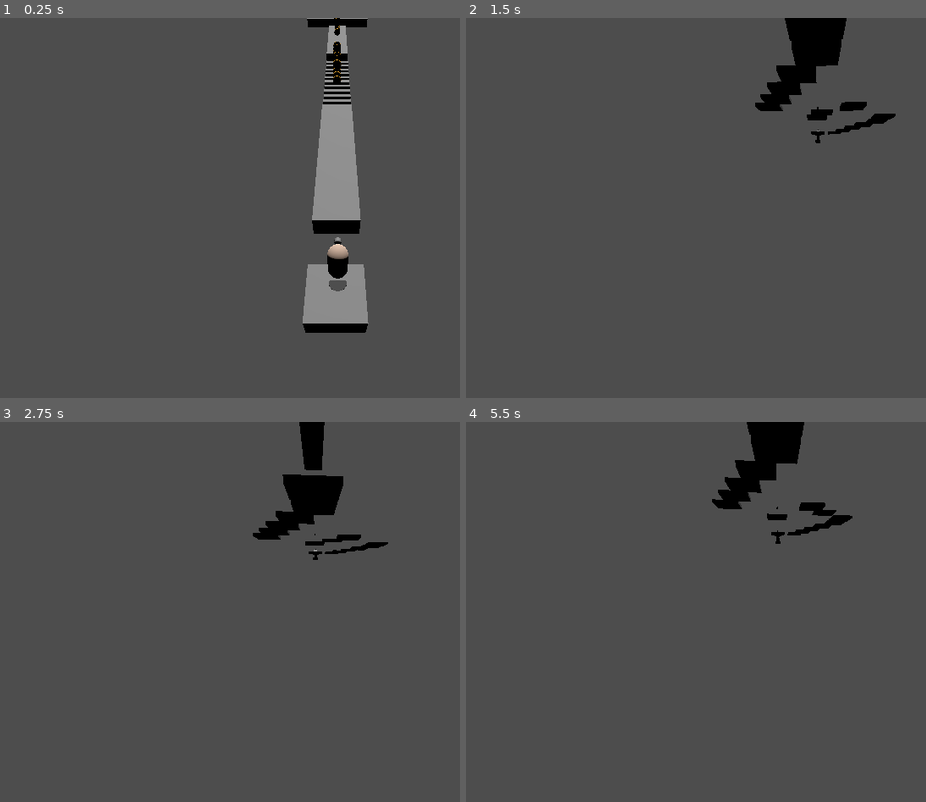
Above: before the commit, frames 1-4 (two rows, left to right).
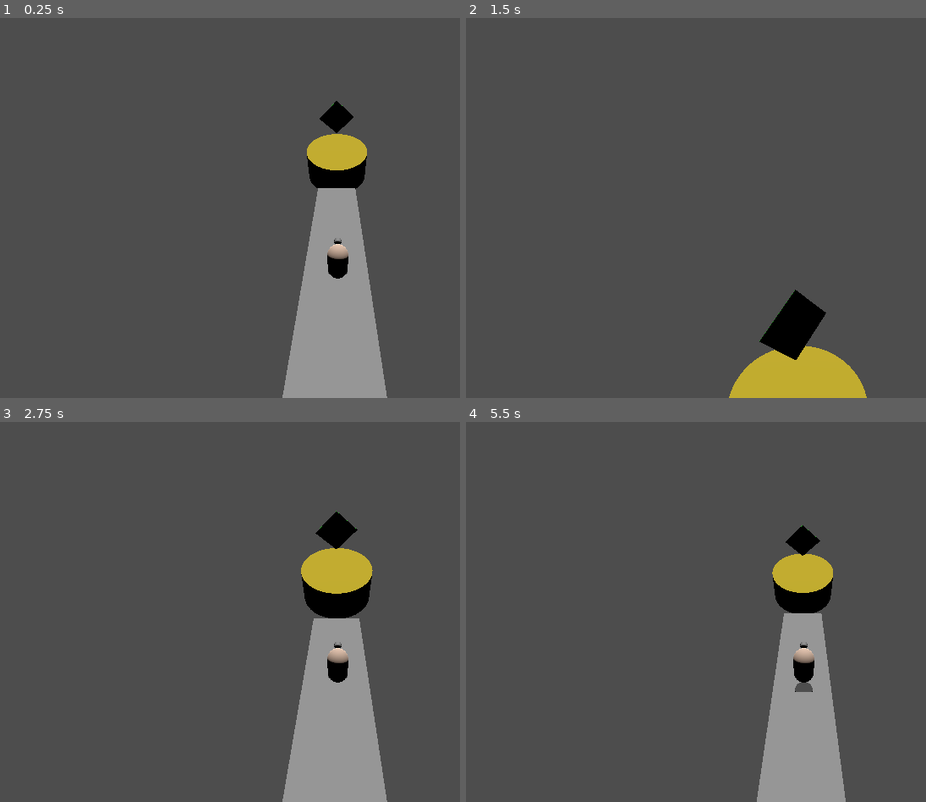
Above: after the commit, the same moments.

Repository: ankit-suman-07/Platform_3D
Game: Godot game, scene res://scenes/world.tscn
Same seed, same stepped clock (60 frames per second), same inputs: the game is played once before the commit and once after it.
Inputs (mouse positions are in pixels of both pictures, inside the frame that each line leads up to):
- Up to frame 1 (0.25 s): no input
- Up to frame 2 (1.5 s): tap Enter at 0.5 s; move the mouse to (843, 208) at 0.52 s; hold W (forward) from 0.53 s (still down); tap Space (jump) at 0.77 s; move the mouse to (769, 208) at 1.27 s
- Up to frame 3 (2.75 s): keep holding W (forward); tap Space (jump) at 1.52 s; move the mouse to (354, 604) at 2.02 s
- Up to frame 4 (5.5 s): keep holding W (forward); move the mouse to (797, 619) at 2.77 s; tap Space (jump) at 3.02, 3.77, 4.52 s; move the mouse to (852, 615) at 3.52 s; move the mouse to (751, 608) at 4.27 s; move the mouse to (811, 612) at 5.02 s

The runs differ from the first frame. In frame 1, 9.1% of the frame differs, in the area x 61-85%, y 0-100%; in frame 2, 7.1%; in frame 3, 13%, in the area x 54-85%, y 0-100%; in frame 4, 11%.

Commit message:
Add sound for last and moving platform

Diff:
--- a/scenes/last_floor.tscn
+++ b/scenes/last_floor.tscn
@@ -1,4 +1,7 @@
-[gd_scene load_steps=6 format=3 uid="uid://d1xab202v53gc"]
+[gd_scene load_steps=8 format=3 uid="uid://d1xab202v53gc"]
+
+[ext_resource type="AudioStream" uid="uid://71cvhvho0rmc" path="res://assets/sounds/win_sound.mp3" id="1_c5h8u"]
+[ext_resource type="Script" uid="uid://boxsuisfk7t2v" path="res://scripts/last_floor.gd" id="1_j0i6g"]
 
 [sub_resource type="StandardMaterial3D" id="StandardMaterial3D_5arst"]
 albedo_color = Color(0.823529, 0.729412, 0.164706, 0.988235)
@@ -15,6 +18,7 @@
 material = SubResource("StandardMaterial3D_c5h8u")
 
 [node name="last_floor" type="StaticBody3D"]
+script = ExtResource("1_j0i6g")
 
 [node name="MeshInstance3D" type="MeshInstance3D" parent="."]
 transform = Transform3D(2, 0, 0, 0, 0.5, 0, 0, 0, 2, 0, 0, 0)
@@ -25,7 +29,11 @@
 shape = SubResource("CylinderShape3D_j0i6g")
 
 [node name="Area3D" type="Area3D" parent="."]
+transform = Transform3D(1, 0, 0, 0, 1, 0, 0, 0, 1, 0.467055, 0, 0)
 
 [node name="MeshInstance3D" type="MeshInstance3D" parent="Area3D"]
-transform = Transform3D(0.005, 0, 0, 0, 0.353553, -0.353553, 0, 0.353553, 0.353553, 0.546844, 1.01348, 0)
+transform = Transform3D(0.005, 0, 0, 0, 0.494975, -0.494975, 0, 0.494975, 0.494975, -0.75146, 1.8216, 0)
 mesh = SubResource("BoxMesh_j0i6g")
+
+[node name="GameWonSound" type="AudioStreamPlayer3D" parent="."]
+stream = ExtResource("1_c5h8u")
--- a/scenes/moving_platform.tscn
+++ b/scenes/moving_platform.tscn
@@ -1,6 +1,7 @@
-[gd_scene load_steps=4 format=3 uid="uid://cokt2agl22d2d"]
+[gd_scene load_steps=5 format=3 uid="uid://cokt2agl22d2d"]
 
 [ext_resource type="Script" uid="uid://cfawha8lvaxfu" path="res://scripts/moving_platform.gd" id="1_ms375"]
+[ext_resource type="AudioStream" uid="uid://cmpfajgx553s7" path="res://assets/sounds/metal_sound.mp3" id="2_1tdcd"]
 
 [sub_resource type="BoxMesh" id="BoxMesh_cbp6d"]
 
@@ -22,3 +23,6 @@
 
 [node name="CollisionShape3D" type="CollisionShape3D" parent="Area3D"]
 shape = SubResource("BoxShape3D_cbp6d")
+
+[node name="MovingPlatformSound" type="AudioStreamPlayer3D" parent="."]
+stream = ExtResource("2_1tdcd")
--- a/scenes/world.tscn
+++ b/scenes/world.tscn
@@ -20,7 +20,7 @@
 transform = Transform3D(10, 0, 0, 0, 10, 0, 0, 0, 10, 16.352, -10.0209, 0)
 
 [node name="player" parent="." instance=ExtResource("2_rwgxs")]
-transform = Transform3D(-4.3068e-08, 0.170949, -0.98528, 7.47242e-09, 0.98528, 0.170949, 1, 0, -4.37114e-08, 114.028, 2.29823, 0.0294237)
+transform = Transform3D(-4.3068e-08, 0.170949, -0.98528, 7.47242e-09, 0.98528, 0.170949, 1, 0, -4.37114e-08, 213.899, 2.29823, 0.0294237)
 
 [node name="Camera3D" type="Camera3D" parent="player"]
 transform = Transform3D(1, -2.73915e-08, -9.64688e-09, 2.73915e-08, 0.779305, 0.626644, -9.64689e-09, -0.626644, 0.779305, 1.29526e-08, 2.88028, 2.32998)
--- /dev/null
+++ b/scripts/last_floor.gd
@@ -0,0 +1,12 @@
+extends StaticBody3D
+
+@export var rotation_speed := 25.0 # Degrees per second
+var mesh_node: MeshInstance3D
+
+func _ready() -> void:
+	# Get the mesh node from the scene
+	mesh_node = $Area3D/MeshInstance3D
+
+func _process(delta: float) -> void:
+	if mesh_node:
+		mesh_node.rotation.y += deg_to_rad(rotation_speed) * delta
--- a/scripts/player.gd
+++ b/scripts/player.gd
@@ -86,6 +86,10 @@
 			collider.get_node("LandOnGrill").play()
 		if collider.has_node("LandOnMetalPlatform"):
 			collider.get_node("LandOnMetalPlatform").play()
+		if collider.has_node("GameWonSound"):
+			collider.get_node("GameWonSound").play()
+		if collider.has_node("MovingPlatformSound"):
+			collider.get_node("MovingPlatformSound").play()
 		if collider is StaticBody3D and collider.has_method("depress"):
 			collider.depress()
 
Not shown, added: scripts/last_floor.gd.uid
